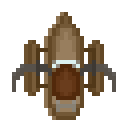
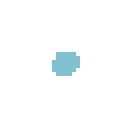
Layer changes from the first (128, 128) image to the second:
added layer "Layer 12 copy 3" above "Layer 12 copy 2" over [52, 52, 80, 76]
hid "Layer 0", painted on it over [12, 12, 116, 120]
